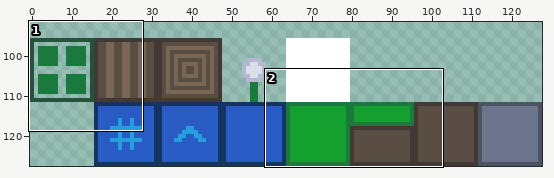
Sprite sheet, stored at Assets/Materials/Summer Textures.png. Above: a wide view before the commit, with the close-up outlined.
Close-up. As it was:
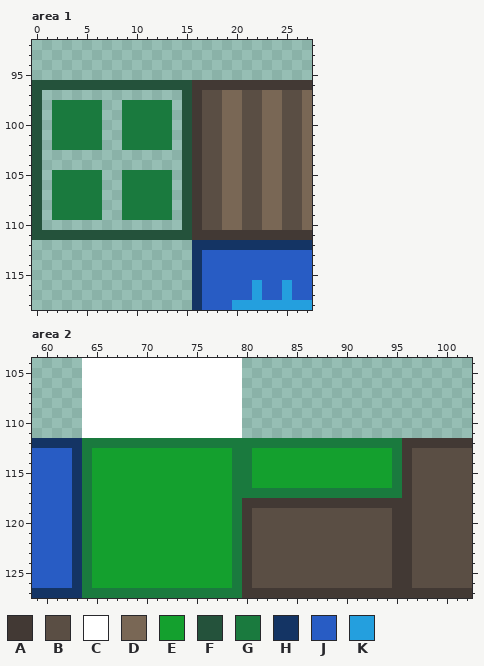
The file is 128x128 pixels. Shown: area 1: x 0..27, y 92..118; area 2: x 59..102, y 104..127. The wide view leaves out empty margins.
Palette (. is transparent): A #423934  B #5a4e44  C #ffffff  D #796755  E #14a02e  F #24523b  G #1a7a3e  H #143464  J #285cc4  K #249fde
And afterwards:
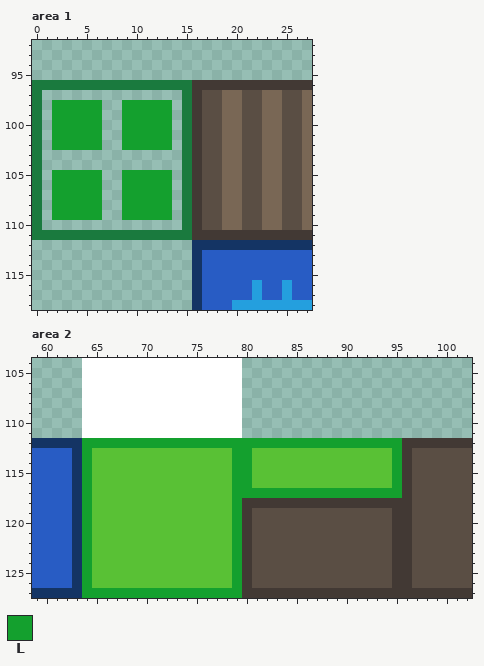
Colours new in this view: L #14a02e
Changes in this commit:
colour E: #14a02e -> #59c135
Changed rows in their new state; - is a pixel that keeps its letter.
Area 1:
first column x 0:
 96 GGGGGGGGGGGGGGGG
 97 G--------------G
 98 G-LLLLL--LLLLL-G
 99 G-LLLLL--LLLLL-G
100 G-LLLLL--LLLLL-G
101 G-LLLLL--LLLLL-G
102 G-LLLLL--LLLLL-G
103 G--------------G
104 G--------------G
105 G-LLLLL--LLLLL-G
106 G-LLLLL--LLLLL-G
107 G-LLLLL--LLLLL-G
108 G-LLLLL--LLLLL-G
109 G-LLLLL--LLLLL-G
110 G--------------G
111 GGGGGGGGGGGGGGGG
Area 2:
first column x 64:
112 LLLLLLLLLLLLLLLLLLLLLLLLLLLLLLLL
113 L--------------LL--------------L
114 L--------------LL--------------L
115 L--------------LL--------------L
116 L--------------LL--------------L
117 L--------------LLLLLLLLLLLLLLLLL
118 L--------------L----------------
119 L--------------L----------------
120 L--------------L----------------
121 L--------------L----------------
122 L--------------L----------------
123 L--------------L----------------
124 L--------------L----------------
125 L--------------L----------------
126 L--------------L----------------
127 LLLLLLLLLLLLLLLL----------------
Where, in picture pixels (left, top, right, bottom), the same in both close-ups:
changed: (32, 80, 192, 240)
changed: (82, 438, 402, 598)
